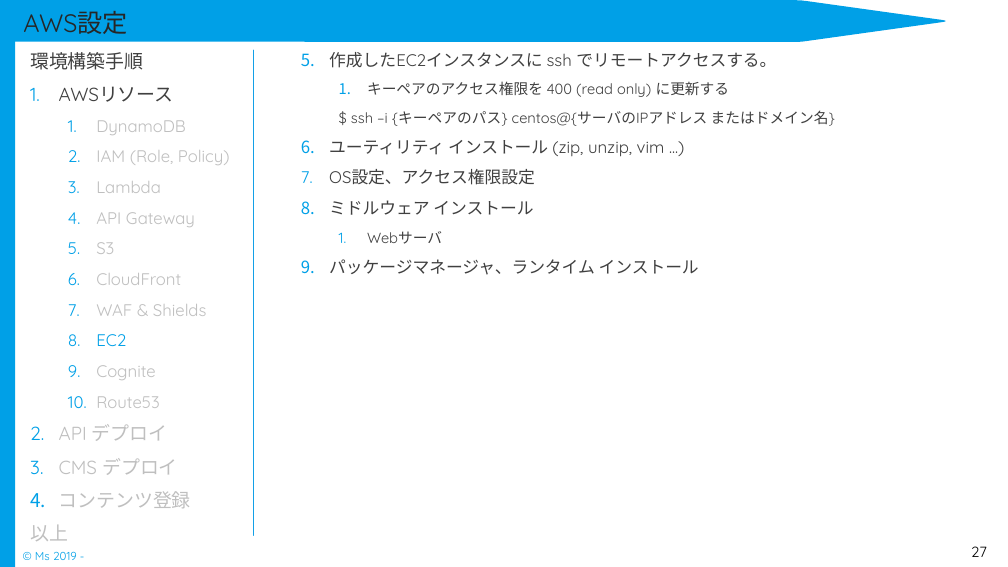
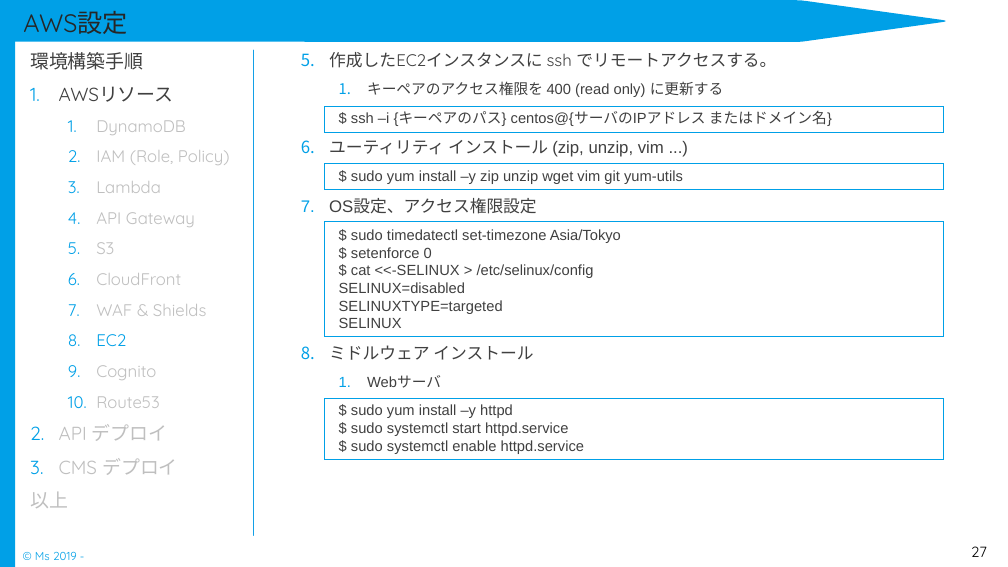
Before and after one commit to Rie-Ishimura/https-github.com-uetomae-msar_Documents_1, a slide deck: slide 27 of 04.環境構築/インフラ/msar_環境構築手順書.pptx. Drawn at 1008x567 pixels with LibreOffice and Linux fonts; fonts in the diff are those of the drawing. Boxes give left, top, right and bottom in pixels: in the first picture for what was removed or moved away, otherwise in the second. Text is boxed around its words. In the diff, an @@ line names an element or a change of style, - is before the commit and + after.

```diff
--- a/04.環境構築/インフラ/msar_環境構築手順書.pptx
+++ b/04.環境構築/インフラ/msar_環境構築手順書.pptx
@@ text at (329,81,832,388): font Quicksand to Arial in "キーペアのアクセス権限を 400 (read only) に更新する", "$ ssh –i {キーペアのパス} centos@{サーバのIPアドレス またはドメイン名}", "ユーティリティ インストール (zip, unzip, vim ...)", "OS設定、アクセス権限設定" and 2 more places @@
@@ rectangle added at (324,107,944,132), outline #00A0E7 0.75 pt @@
@@ rectangle added at (324,164,944,190), outline #00A0E7 0.75 pt @@
@@ text at (351,170,683,184): paragraph added @@
+    $ sudo yum install –y zip unzip wget vim git yum-utils
@@ rectangle added at (324,222,944,337), outline #00A0E7 0.75 pt @@
@@ text at (339,229,621,328): paragraph added @@
+    $ sudo timedatectl set-timezone Asia/Tokyo
+    $ setenforce 0
+    $ cat <<-SELINUX > /etc/selinux/config
+    SELINUX=disabled
+    SELINUXTYPE=targeted
+    SELINUX
@@ text at (96,365,156,380): text changed @@
-  9. Cognite
+  9. Cognito
@@ rectangle added at (324,399,944,461), outline #00A0E7 0.75 pt @@
@@ text at (351,404,584,454): text changed; size 16 to 14 pt; font Quicksand to Arial @@
-  9. パッケージマネージャ、ランタイム インストール
+    $ sudo yum install –y httpd
+    $ sudo systemctl start httpd.service
+    $ sudo systemctl enable httpd.service
@@ text at (59,491,191,508): paragraph removed @@
-4. コンテンツ登録
```
Also in this commit, not shown: 24 other slides changed, 1 slide added, 1 other file.
